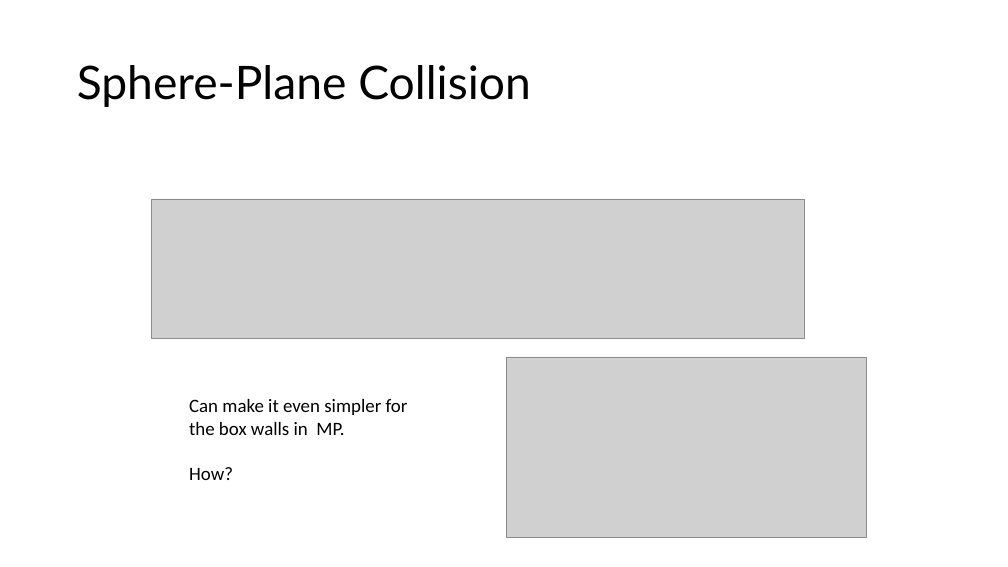
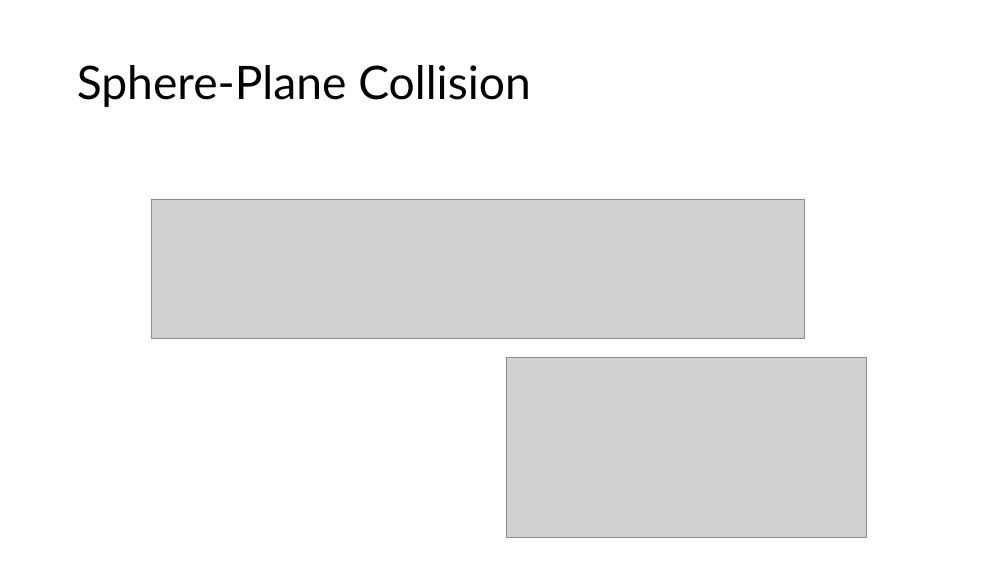
Before and after one commit to illinois-cs498vr/CourseMaterial, a slide deck: slide 19 of Lectures/Lecture21.pptx. Drawn at 1008x567 pixels with LibreOffice and Linux fonts; fonts in the diff are those of the drawing; grey boxes stand for pictures. Boxes give left, top, right and bottom in pixels: in the first picture for what was removed or moved away, otherwise in the second. Text is boxed around its words. In the diff, an @@ line names an element or a change of style, - is before the commit and + after.

```diff
--- a/Lectures/Lecture21.pptx
+++ b/Lectures/Lecture21.pptx
@@ text removed at box(189, 399, 408, 480) @@
-Can make it even simpler for the box walls in MP.
-How?
```
Also in this commit, not shown: 3 other slides changed.
